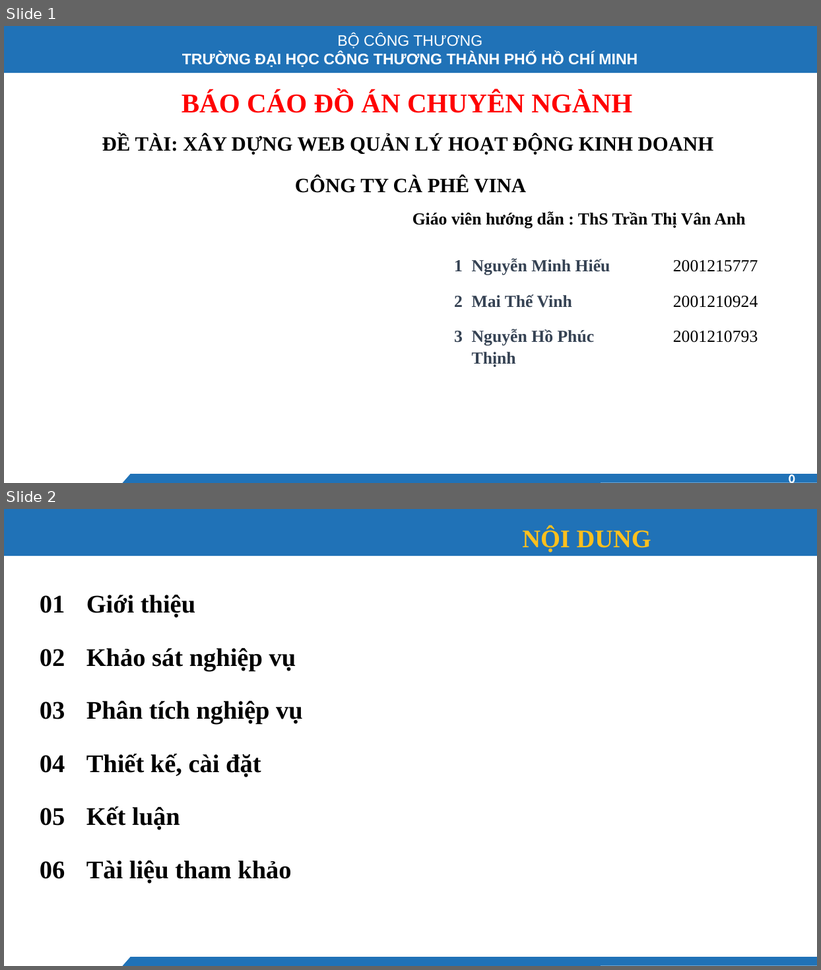
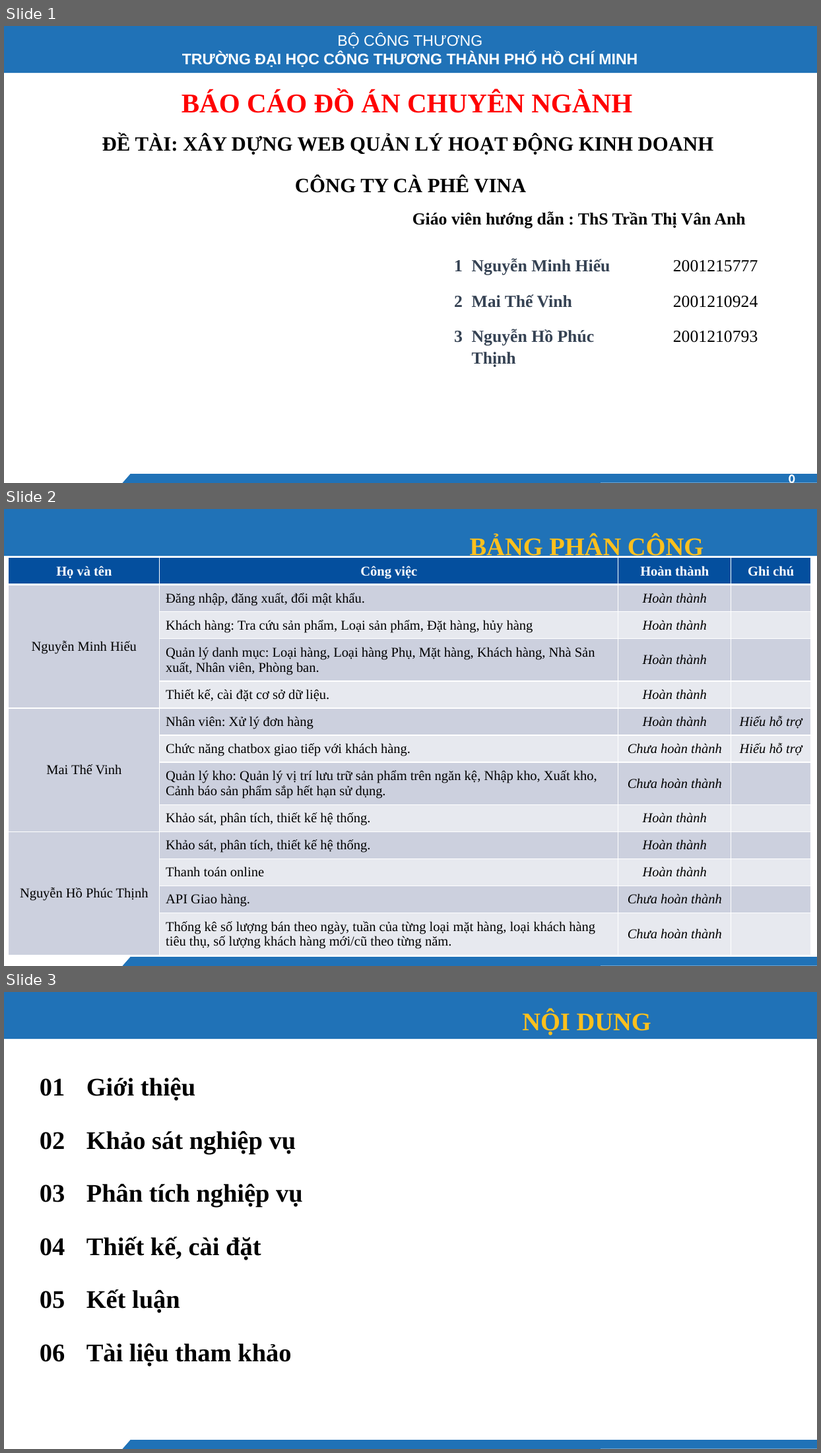
Before and after one commit to hiees-u/ProjectCuNhan-WebsiteVina-, a slide deck: PowerPoint_VINA.pptx. Shown one above the other, each under a label of ours: slides 1 and 2 before the commit, slides 1, 2 and 3 after it. The pictures are 821x970 and 821x1453 pixels, drawn with LibreOffice and Linux fonts; fonts in the diff are those of the drawing; background and template pictures are left out. Boxes give left, top, right and bottom in pixels: in the first picture for what was removed or moved away, otherwise in the second. Text is boxed around its words. In the diff, an @@ line names an element or a change of style, - is before the commit and + after.

```diff
--- a/PowerPoint_VINA.pptx
+++ b/PowerPoint_VINA.pptx
@@ slide 2 added at (4, 509, 817, 966), background #FFFFFF; not listed: 2 template elements that a slide beside it also shows @@
@@ title added at (470, 535, 704, 560), 30 pt, text #FEC01D, bold @@
+BẢNG PHÂN CÔNG
@@ table added at (8, 558, 811, 956), 13 rows, 4 columns @@
+Họ và tên | Công việc | Hoàn thành | Ghi chú
+Nguyễn Minh Hiếu | Đăng nhập, đăng xuất, đổi mật khẩu. | Hoàn thành | 
+ | Khách hàng: Tra cứu sản phẩm, Loại sản phẩm, Đặt hàng, hủy hàng | Hoàn thành | 
+ | Quản lý danh mục: Loại hàng, Loại hàng Phụ, Mặt hàng, Khách hàng, Nhà Sản xuất, Nhân viên, Phòng ban. | Hoàn thành | 
+ | Thiết kế, cài đặt cơ sở dữ liệu. | Hoàn thành | 
+Mai Thế Vinh | Nhân viên: Xử lý đơn hàng | Hoàn thành | Hiếu hỗ trợ
+ | Chức năng chatbox giao tiếp với khách hàng. | Chưa hoàn thành | Hiếu hỗ trợ
+ | Quản lý kho: Quản lý vị trí lưu trữ sản phẩm trên ngăn kệ, Nhập kho, Xuất kho, Cảnh báo sản phẩm sắp hết hạn sử dụng. | Chưa hoàn thành | 
+ | Khảo sát, phân tích, thiết kế hệ thống. | Hoàn thành | 
+Nguyễn Hồ Phúc Thịnh | Khảo sát, phân tích, thiết kế hệ thống. | Hoàn thành | 
+ | Thanh toán online | Hoàn thành | 
+ | API Giao hàng. | Chưa hoàn thành | 
+ | Thống kê số lượng bán theo ngày, tuần của từng loại mặt hàng, loại khách hàng tiêu thụ, số lượng khách hàng mới/cũ theo từng năm. | Chưa hoàn thành | 
@@ what was slide 2 is now slide 3 @@
```
Also in this commit, not shown: 10 slides changed, 4 other slides added, 23 other files.
